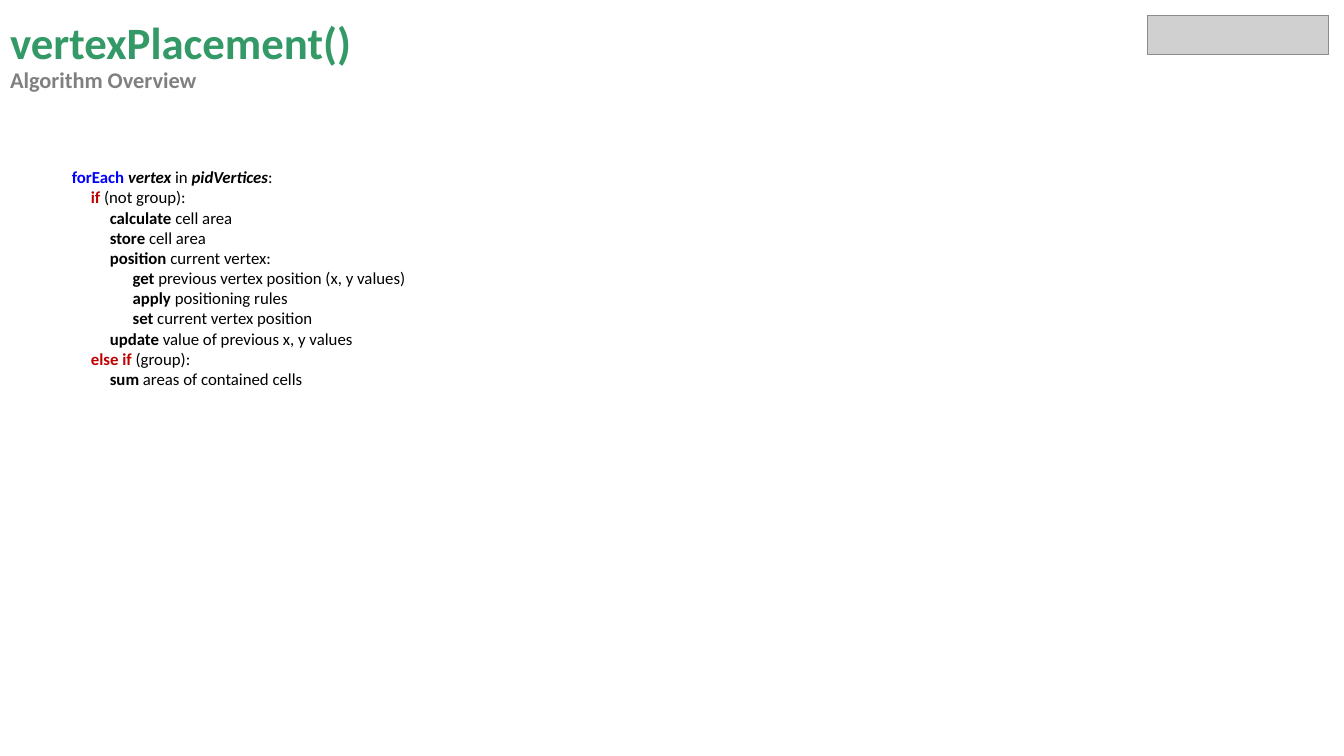
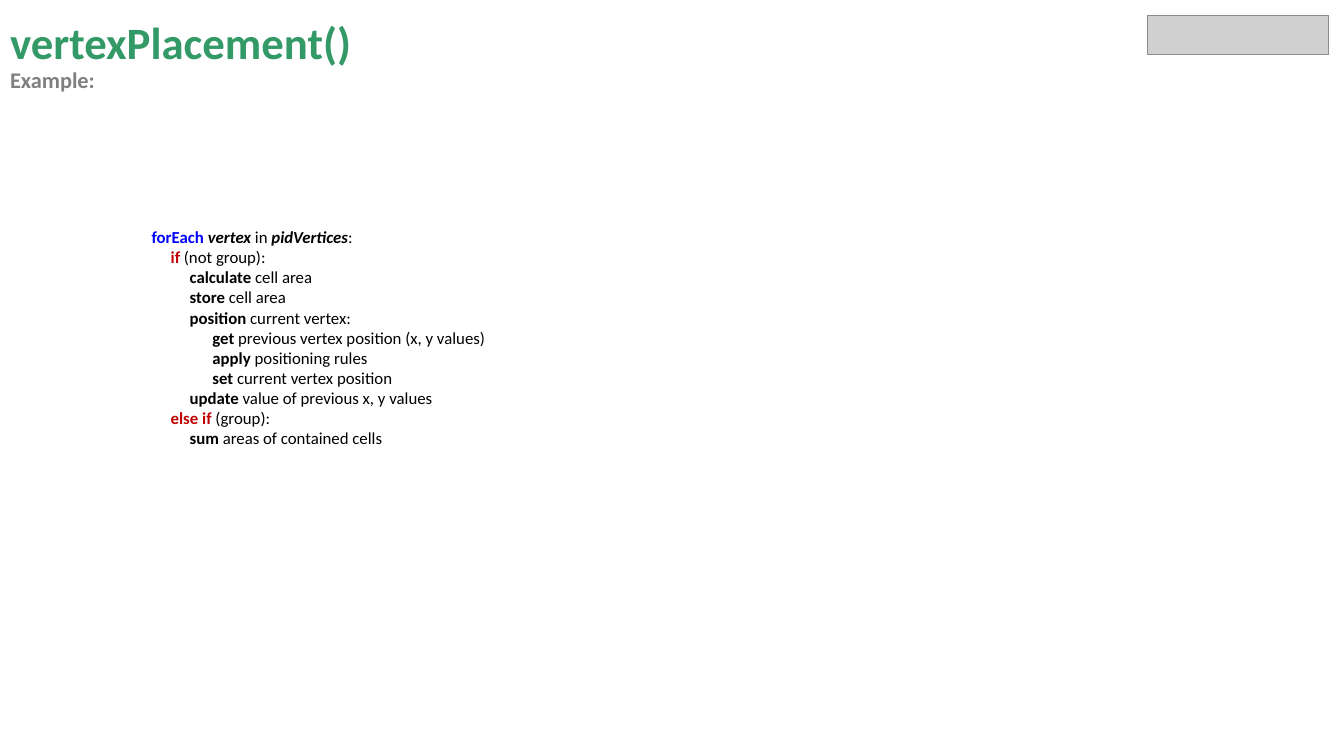
Before and after one commit to miguelrk/tum-mw-bachelorarbeit, a slide deck: slide 19 of 3 Entwicklungsphase/weekly_meeting_13.pptx (slide 18 before the commit). Drawn at 1344x756 pixels with LibreOffice and Linux fonts; fonts in the diff are those of the drawing; grey boxes stand for pictures. Boxes give left, top, right and bottom in pixels: in the first picture for what was removed or moved away, otherwise in the second. Text is boxed around its words. In the diff, an @@ line names an element or a change of style, - is before the commit and + after.

Commit message:
Implements vertexPlacement in create-pid-visualization.js

```diff
--- a/3 Entwicklungsphase/weekly_meeting_13.pptx
+++ b/3 Entwicklungsphase/weekly_meeting_13.pptx
@@ title at (x1=10, y1=26, x2=351, y2=92): text changed @@
-vertexPlacement()
-Algorithm Overview
+vertexPlacement()
+Example:
@@ text "forEach vertex in pidVertices:" moved from (x1=72, y1=171, x2=405, y2=385) to (x1=152, y1=231, x2=485, y2=444) @@
```
Also in this commit, not shown: 6 other slides changed, 1 slide added, 4 slides removed, 3 other files.
